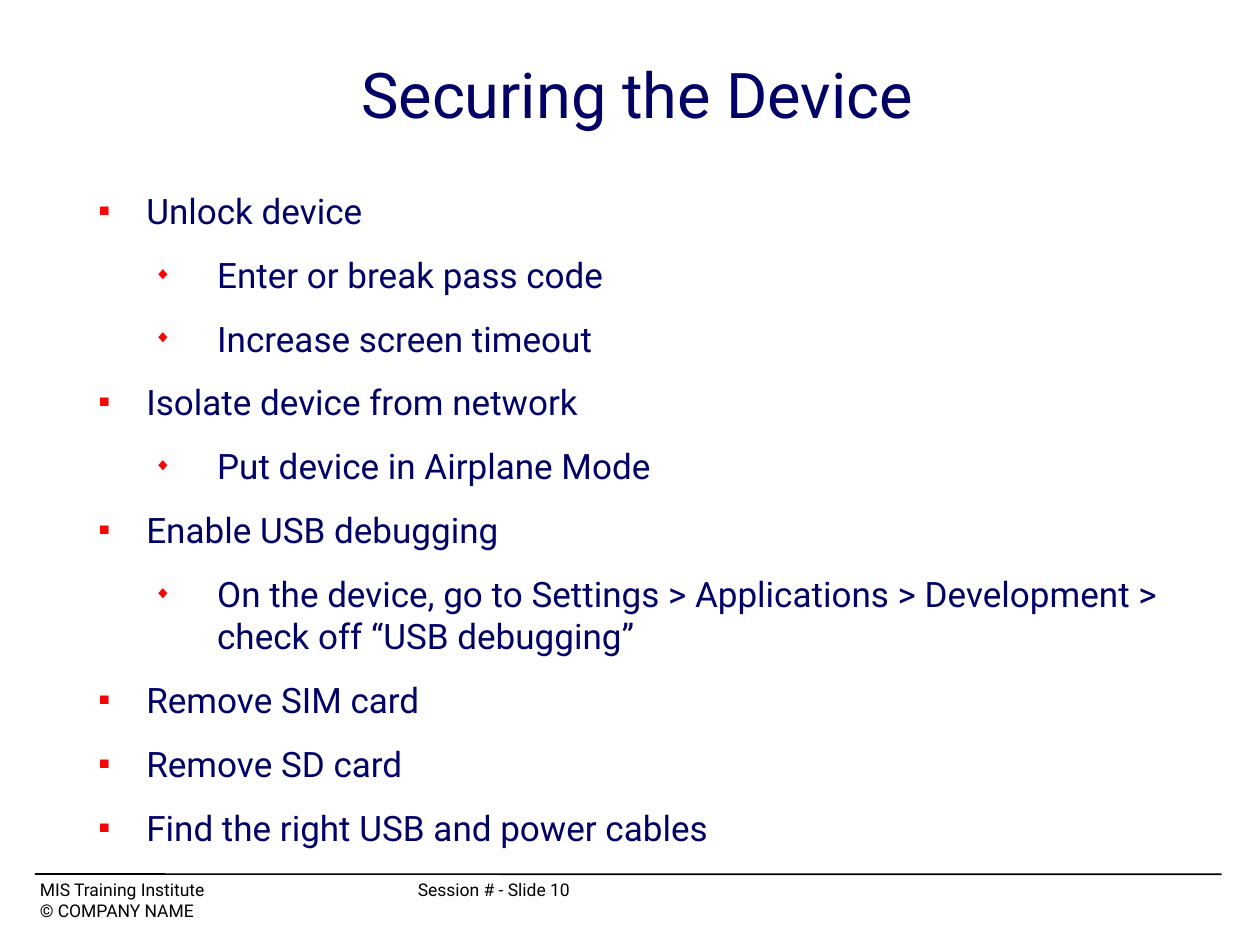
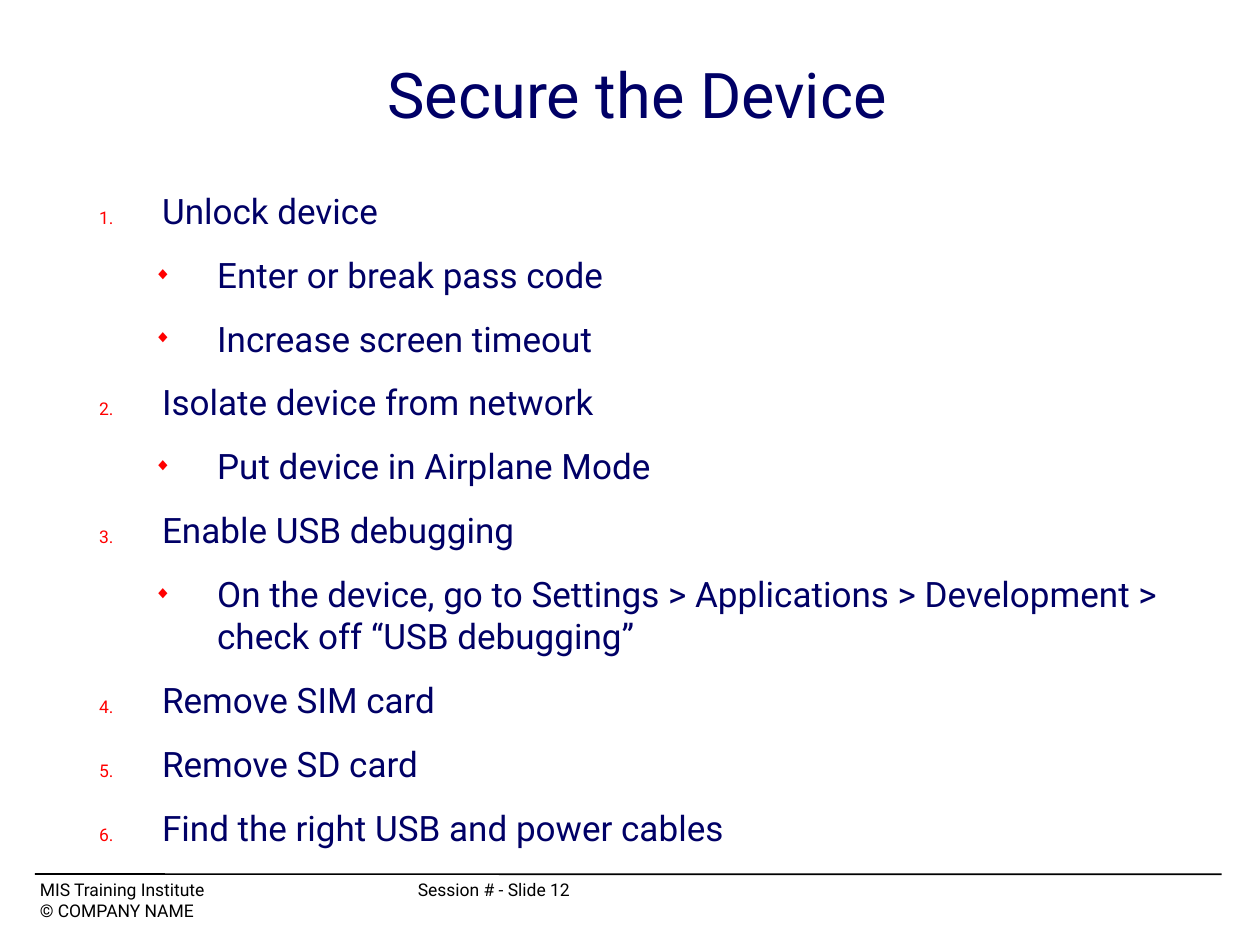
Before and after one commit to mchow01/Security, a slide deck: slide 12 of forensics/android/OS12_C4-mchow.ppt (slide 10 before the commit). Drawn at 1260x945 pixels with LibreOffice and Linux fonts; fonts in the diff are those of the drawing. Boxes give left, top, right and bottom in pixels: in the first picture for what was removed or moved away, otherwise in the second. Text is boxed around its words. In the diff, an @@ line names an element or a change of style, - is before the commit and + after.

```diff
--- a/forensics/android/OS12_C4-mchow.ppt
+++ b/forensics/android/OS12_C4-mchow.ppt
@@ title at (x1=388, y1=70, x2=886, y2=119): text changed @@
-Securing the Device
+Secure the Device
@@ text at (x1=162, y1=197, x2=723, y2=849): bullet ■ to 1. @@
@@ text at (x1=40, y1=883, x2=570, y2=900): text changed @@
-MIS Training Institute Session # - Slide 10
+MIS Training Institute Session # - Slide 12
```
Also in this commit, not shown: 9 other slides changed, 2 slides added, 29 other files.
